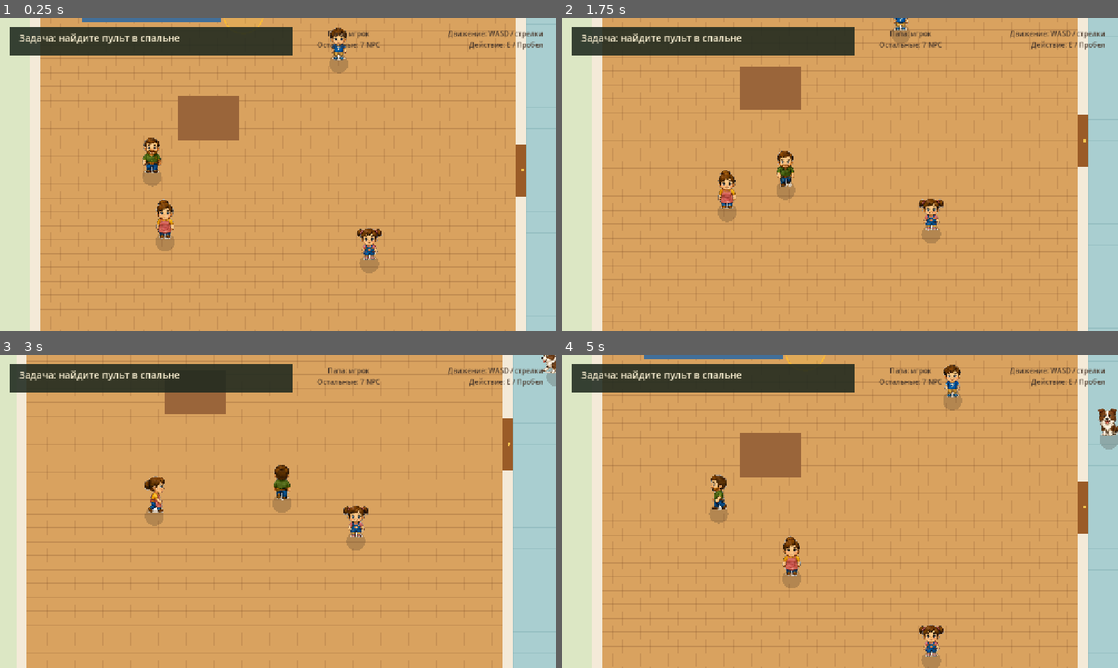
Above: before the commit, frames 1-4 (two rows, left to right).
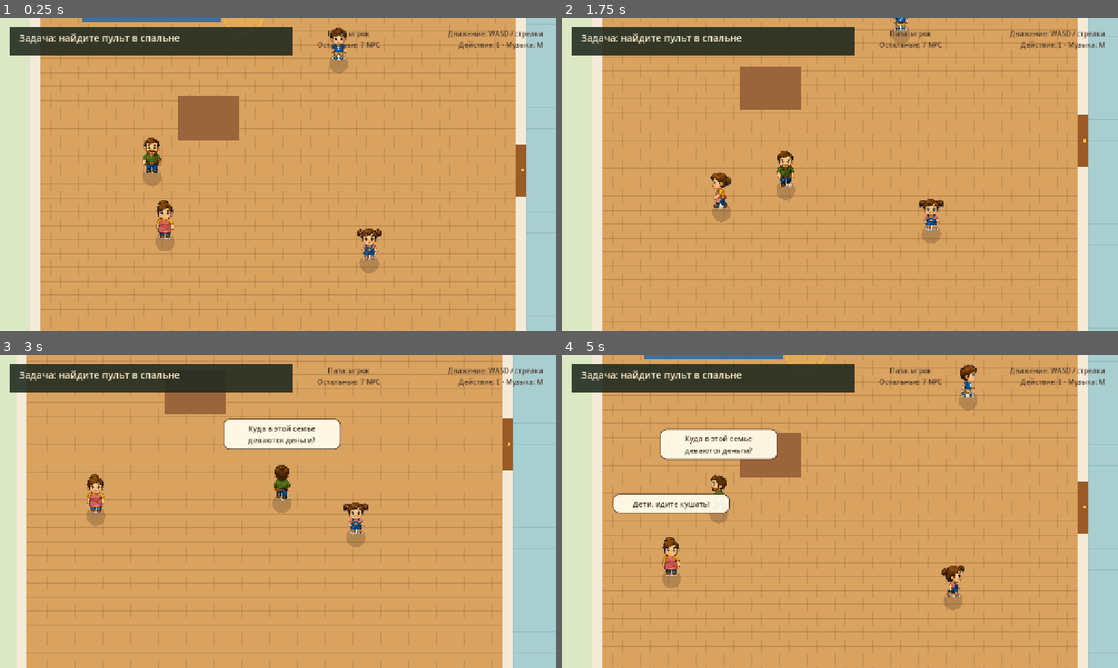
Above: after the commit, the same moments.

Repository: lexuss1979/family-game
Game: Godot game, scene res://scenes/main.tscn
The game is run twice, just before and just after one commit, with the same random seed, the same clock (stepped at 60 frames per second) and the same inputs.
Inputs:
- Up to frame 1 (0.25 s): no input
- Up to frame 2 (1.75 s): tap Enter at 0.5 s; hold D 0.53-1.28 s; tap M at 0.6, 1.35 s; tap Space at 0.77, 1.52 s; hold S from 1.28 s (still down)
- Up to frame 3 (3 s): release S at 2.03 s; hold D 2.03-2.78 s; tap E at 2.1 s; tap M at 2.3, 2.85 s; hold W from 2.78 s (still down)
- Up to frame 4 (5 s): tap Space at 3.02, 3.77, 4.52 s; release W at 3.53 s; hold A from 3.53 s (still down); tap M at 3.6, 4.55 s; tap E at 4.35 s

The runs differ from the first frame. In frame 1, 0.2% of the frame differs, in the area x 82-98%, y 7-11%; in frame 2, 0.7%; in frame 3, 3.7%; in frame 4, 6.4%, in the area x 9-100%, y 2-100%.

Commit message:
Add family speech bubbles and procedural music

Diff:
--- a/scripts/main.gd
+++ b/scripts/main.gd
@@ -7,6 +7,7 @@
 }
 
 const CharacterScene := preload("res://scripts/player.gd")
+const ProceduralMusicScene := preload("res://scripts/procedural_music.gd")
 const WORLD_SIZE := Vector2(2400.0, 1300.0)
 const HOUSE := Rect2(80.0, 100.0, 2240.0, 1080.0)
 const WALL_THICKNESS := 24.0
@@ -27,6 +28,7 @@
 
 var player
 var npcs: Array[CharacterBody2D] = []
+var music: AudioStreamPlayer
 var door_shape: CollisionShape2D
 var status_label: Label
 var prompt_label: Label
@@ -36,10 +38,17 @@
 
 
 func _ready() -> void:
+	_create_music()
 	_create_world_collision()
 	_create_characters()
 	_create_hud()
 	queue_redraw()
+
+
+func _create_music() -> void:
+	music = ProceduralMusicScene.new()
+	music.name = "ProceduralMusic"
+	add_child(music)
 
 
 func _process(delta: float) -> void:
@@ -150,7 +159,7 @@
 	var controls := Label.new()
 	controls.position = Vector2(930.0, 24.0)
 	controls.size = Vector2(320.0, 56.0)
-	controls.text = "Движение: WASD / стрелки\nДействие: E / Пробел"
+	controls.text = "Движение: WASD / стрелки\nДействие: E · Музыка: M"
 	controls.horizontal_alignment = HORIZONTAL_ALIGNMENT_RIGHT
 	controls.add_theme_font_size_override("font_size", 16)
 	controls.add_theme_color_override("font_color", Color("4a382b"))
--- a/scripts/player.gd
+++ b/scripts/player.gd
@@ -25,6 +25,44 @@
 	"Бабушка №1",
 	"Бабушка №2",
 ]
+const CHARACTER_PHRASES := [
+	[
+		"У меня так много работы...",
+		"А скоро обед?",
+		"Куда в этой семье деваются деньги?",
+	],
+	[
+		"Дети, идите кушать!",
+		"Микки, хватит лаять!",
+		"Лёш, а можно я ещё 5 кустов смородины посажу?",
+	],
+	[
+		"Ну что опять...",
+		"Скайрим надоел, надо снова ставить Тимфортрес.",
+		"Кто выпил мой «Очаковский»?!",
+	],
+	[
+		"Не мешайте мне жить!",
+		"А где мой сёсик-пёсик?",
+		"Вот блинда...",
+	],
+	[
+		"Гав-гав, а кормить сегодня будут?",
+		"Вы видели вообще, что кот делает?",
+	],
+	[
+		"Мяу. Давайте собаку выгоним, м?",
+		"Мяу-муррр. Кто меня погладит, тому ничего не будет.",
+	],
+	[
+		"В наше время такого не было.",
+		"А давайте чай пить.",
+	],
+	[
+		"Здравствуйте, мои дорогие!",
+		"Какие вы уже взрослые стали.",
+	],
+]
 
 enum AiState {
 	IDLE,
@@ -41,6 +79,11 @@
 var ai_timer := 0.0
 var ai_direction := Vector2.ZERO
 var random := RandomNumberGenerator.new()
+var speech_bubble: PanelContainer
+var speech_label: Label
+var speech_timer := 0.0
+var speech_visible_timer := 0.0
+var last_phrase_index := -1
 
 
 func configure(new_character_index: int, controlled: bool) -> void:
@@ -68,7 +111,22 @@
 	set_process_unhandled_input(player_controlled)
 	if not player_controlled:
 		_start_idle()
+	_create_speech_bubble()
+	# Stagger the first phrases so the whole family does not speak at once.
+	speech_timer = 2.0 + character_index * 1.6 + random.randf_range(0.0, 1.5)
 	queue_redraw()
+
+
+func _process(delta: float) -> void:
+	if speech_bubble.visible:
+		speech_visible_timer -= delta
+		if speech_visible_timer <= 0.0:
+			speech_bubble.hide()
+			speech_timer = random.randf_range(8.0, 16.0)
+	else:
+		speech_timer -= delta
+		if speech_timer <= 0.0:
+			_show_random_phrase()
 
 
 func _physics_process(delta: float) -> void:
@@ -162,3 +220,49 @@
 	ai_state = AiState.WALK
 	ai_direction = directions[random.randi_range(0, directions.size() - 1)]
 	ai_timer = random.randf_range(0.9, 2.2)
+
+
+func _create_speech_bubble() -> void:
+	speech_bubble = PanelContainer.new()
+	speech_bubble.name = "SpeechBubble"
+	speech_bubble.position = Vector2(-135.0, -190.0)
+	speech_bubble.custom_minimum_size = Vector2(270.0, 0.0)
+	speech_bubble.mouse_filter = Control.MOUSE_FILTER_IGNORE
+	speech_bubble.z_index = 100
+	speech_bubble.hide()
+
+	var bubble_style := StyleBoxFlat.new()
+	bubble_style.bg_color = Color(1.0, 0.98, 0.91, 0.96)
+	bubble_style.border_color = Color(0.34, 0.25, 0.18, 0.9)
+	bubble_style.set_border_width_all(2)
+	bubble_style.set_corner_radius_all(14)
+	bubble_style.content_margin_left = 14.0
+	bubble_style.content_margin_right = 14.0
+	bubble_style.content_margin_top = 10.0
+	bubble_style.content_margin_bottom = 10.0
+	speech_bubble.add_theme_stylebox_override("panel", bubble_style)
+
+	speech_label = Label.new()
+	speech_label.name = "Phrase"
+	speech_label.custom_minimum_size = Vector2(238.0, 0.0)
+	speech_label.autowrap_mode = TextServer.AUTOWRAP_WORD_SMART
+	speech_label.horizontal_alignment = HORIZONTAL_ALIGNMENT_CENTER
+	speech_label.add_theme_font_size_override("font_size", 17)
+	speech_label.add_theme_color_override("font_color", Color("3e3027"))
+	speech_bubble.add_child(speech_label)
+	add_child(speech_bubble)
+
+
+func _show_random_phrase() -> void:
+	var phrases: Array = CHARACTER_PHRASES[character_index]
+	var phrase_index := random.randi_range(0, phrases.size() - 1)
+	if phrases.size() > 1 and phrase_index == last_phrase_index:
+		phrase_index = (phrase_index + 1) % phrases.size()
+	last_phrase_index = phrase_index
+	speech_label.text = phrases[phrase_index]
+	speech_visible_timer = random.randf_range(3.5, 5.5)
+	speech_bubble.show()
+
+
+func get_phrase_count() -> int:
+	return CHARACTER_PHRASES[character_index].size()
--- /dev/null
+++ b/scripts/procedural_music.gd
@@ -0,0 +1,127 @@
+extends AudioStreamPlayer
+
+const BPM := 92.0
+const MIX_RATE := 22050.0
+const STEP_DURATION := 60.0 / BPM / 2.0
+const LOOP_STEPS := 64
+const LOOP_SAMPLES := int(MIX_RATE * STEP_DURATION * LOOP_STEPS)
+
+# Eight bars of a light C major / A minor melody. Each entry is an eighth note;
+# -1 is a rest. MIDI notes keep the score compact and easy to edit.
+const MELODY := [
+	64, 67, 69, 67, 64, 62, 60, -1,
+	64, 69, 72, 69, 67, 64, 60, -1,
+	65, 69, 72, 69, 67, 65, 64, -1,
+	67, 71, 74, 71, 69, 67, 62, -1,
+	64, 67, 72, 71, 69, 67, 64, -1,
+	69, 72, 76, 72, 71, 69, 67, -1,
+	65, 69, 72, 74, 72, 69, 65, -1,
+	67, 71, 74, 76, 74, 71, 67, -1,
+]
+const CHORD_ROOTS := [48, 45, 41, 43, 48, 45, 41, 43]
+const ARPEGGIO_OFFSETS := [12, 16, 19, 24, 19, 16, 12, 19]
+
+var generator_playback: AudioStreamGeneratorPlayback
+var sample_cursor := 0
+
+
+func _ready() -> void:
+	_ensure_music_bus()
+
+	var generator := AudioStreamGenerator.new()
+	generator.mix_rate = MIX_RATE
+	generator.buffer_length = 1.0
+	stream = generator
+	bus = &"Music"
+	volume_db = -14.0
+	play()
+	generator_playback = get_stream_playback() as AudioStreamGeneratorPlayback
+	set_process(generator_playback != null)
+
+
+func _process(_delta: float) -> void:
+	if generator_playback == null:
+		return
+	var frames_available := generator_playback.get_frames_available()
+	for _frame in frames_available:
+		generator_playback.push_frame(_synthesize_frame())
+
+
+func _unhandled_input(event: InputEvent) -> void:
+	if event is InputEventKey and event.pressed and not event.echo and event.keycode == KEY_M:
+		stream_paused = not stream_paused
+		get_viewport().set_input_as_handled()
+
+
+func _synthesize_frame() -> Vector2:
+	var time := float(sample_cursor) / MIX_RATE
+	var step_number := int(time / STEP_DURATION)
+	var step_index := step_number % LOOP_STEPS
+	var local_step_time := fmod(time, STEP_DURATION)
+	var bar_index := (step_index / 8) as int
+	var chord_root: int = CHORD_ROOTS[bar_index]
+
+	var melody := 0.0
+	var melody_note: int = MELODY[step_index]
+	if melody_note >= 0:
+		var melody_phase := TAU * _midi_to_frequency(melody_note) * local_step_time
+		var soft_pulse := 1.0 if sin(melody_phase) >= 0.0 else -1.0
+		melody = (
+			sin(melody_phase) * 0.78
+			+ soft_pulse * 0.14
+			+ sin(melody_phase * 2.0) * 0.08
+		) * _note_envelope(local_step_time, STEP_DURATION, 0.025, 0.09)
+
+	var arp_note: int = chord_root + ARPEGGIO_OFFSETS[step_index % 8]
+	var arp_phase := TAU * _midi_to_frequency(arp_note) * local_step_time
+	var arpeggio := (
+		sin(arp_phase) + sin(arp_phase * 2.0) * 0.18
+	) * _note_envelope(local_step_time, STEP_DURATION * 0.72, 0.018, 0.11)
+
+	var bass_duration := STEP_DURATION * 2.0
+	var local_bass_time := fmod(time, bass_duration)
+	var bass_phase := TAU * _midi_to_frequency(chord_root - 12) * local_bass_time
+	var bass := (
+		sin(bass_phase) * 0.85 + sin(bass_phase * 2.0) * 0.15
+	) * _note_envelope(local_bass_time, bass_duration, 0.035, 0.16)
+
+	# A tiny rounded kick marks quarter notes without turning the loop into a
+	# dominant drum track.
+	var beat_time := fmod(time, bass_duration)
+	var kick := 0.0
+	if beat_time < 0.16:
+		var kick_frequency := lerpf(72.0, 42.0, beat_time / 0.16)
+		kick = sin(TAU * kick_frequency * beat_time) * exp(-beat_time * 24.0)
+
+	var center := melody * 0.115 + bass * 0.09 + kick * 0.045
+	var left := center + arpeggio * 0.052
+	var right := center + arpeggio * 0.064
+
+	sample_cursor = (sample_cursor + 1) % LOOP_SAMPLES
+	return Vector2(left, right)
+
+
+func _midi_to_frequency(note: int) -> float:
+	return 440.0 * pow(2.0, (note - 69) / 12.0)
+
+
+func _note_envelope(
+	local_time: float,
+	duration: float,
+	attack: float,
+	release: float
+) -> float:
+	if local_time < 0.0 or local_time >= duration:
+		return 0.0
+	var attack_level := minf(local_time / attack, 1.0)
+	var release_level := minf((duration - local_time) / release, 1.0)
+	return maxf(0.0, minf(attack_level, release_level))
+
+
+func _ensure_music_bus() -> void:
+	var bus_index := AudioServer.get_bus_index(&"Music")
+	if bus_index < 0:
+		AudioServer.add_bus()
+		bus_index = AudioServer.get_bus_count() - 1
+		AudioServer.set_bus_name(bus_index, &"Music")
+		AudioServer.set_bus_volume_db(bus_index, -2.0)
--- a/tools/smoke_test.gd
+++ b/tools/smoke_test.gd
@@ -21,6 +21,19 @@
 	if main.player.get_character_name() != "Папа":
 		_fail("The controlled character must be Father")
 		return
+	if main.music == null or not main.music.playing:
+		_fail("Procedural background music is not playing")
+		return
+	if AudioServer.get_bus_index(&"Music") < 0:
+		_fail("Music audio bus was not created")
+		return
+
+	var characters: Array = [main.player]
+	characters.append_array(main.npcs)
+	for character in characters:
+		if character.get_phrase_count() < 2 or character.speech_bubble == null:
+			_fail("Character %s has no speech bubble phrases" % character.name)
+			return
 
 	var starting_positions: Array[Vector2] = []
 	for npc in main.npcs:
@@ -44,6 +57,7 @@
 
 	print("Smoke test passed: Father is controlled; %d/7 NPCs moved" % moved_count)
 	main.queue_free()
+	await process_frame
 	quit()
 
 
Not shown, added: scripts/procedural_music.gd.uid
Not shown, changed: README.md
